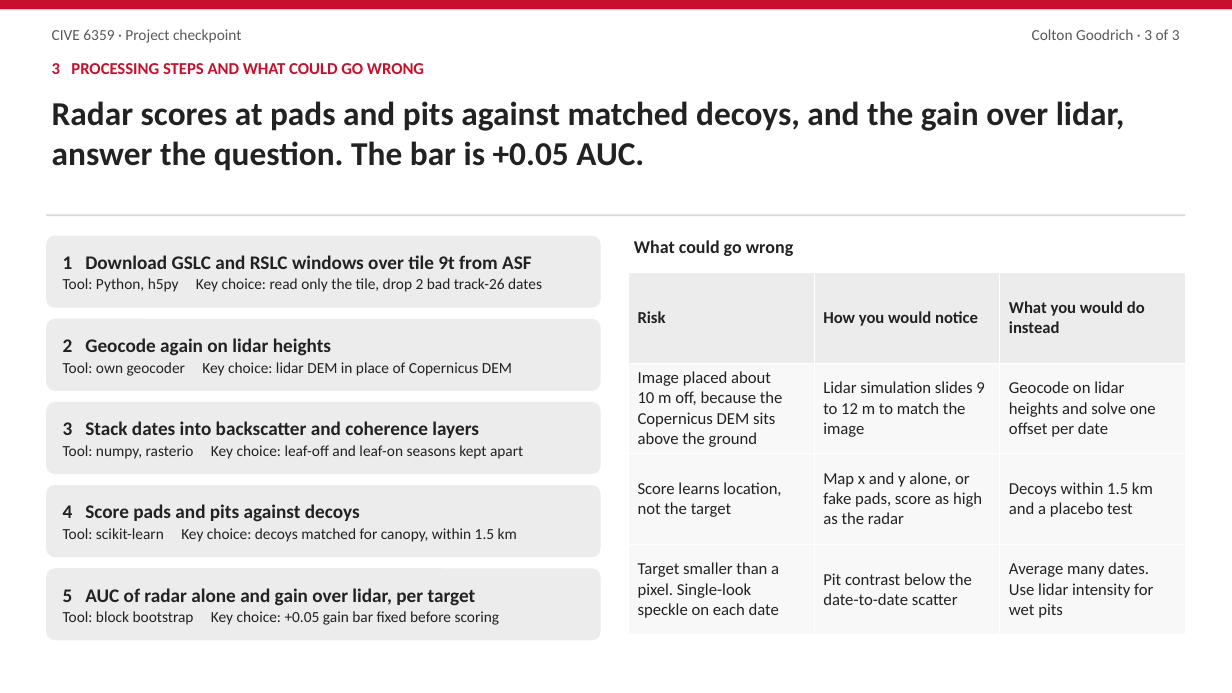
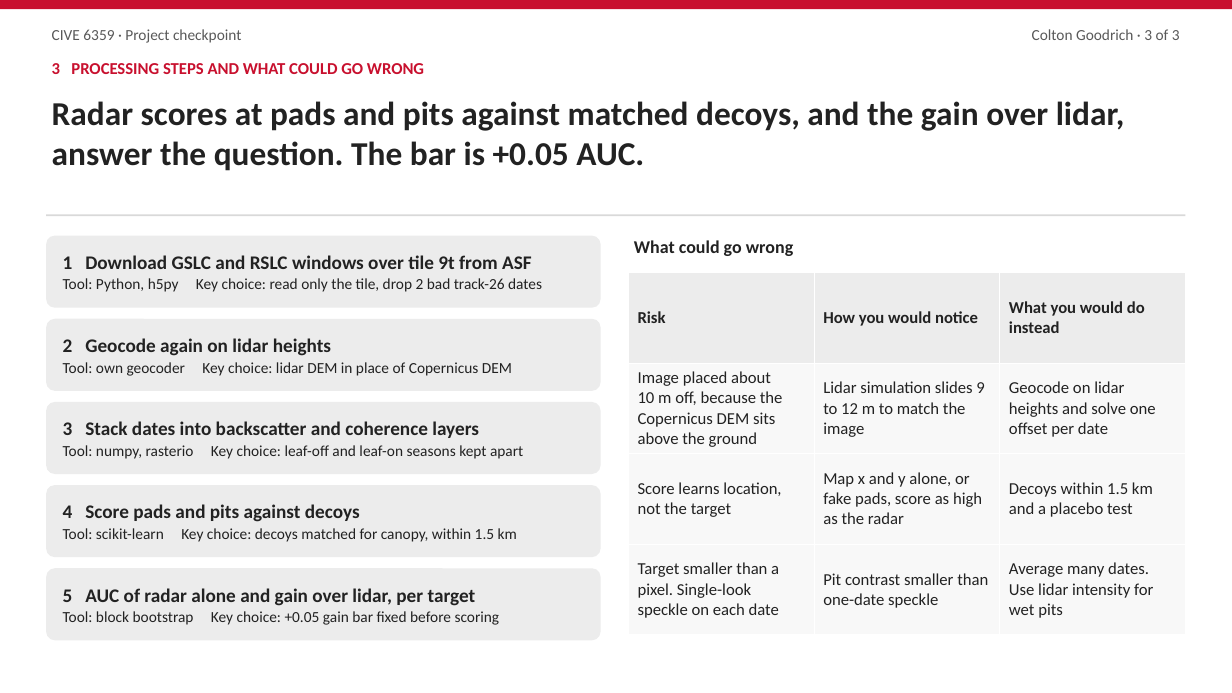
Before and after one commit to clgoodrich/lidar_project, a slide deck: slide 3 of nisar_writeup/nisar_checkpoint_slides_9t.pptx. Drawn at 1232x693 pixels with LibreOffice and Linux fonts; fonts in the diff are those of the drawing. Boxes give left, top, right and bottom in pixels: in the first picture for what was removed or moved away, otherwise in the second. Text is boxed around its words. In the diff, an @@ line names an element or a change of style, - is before the commit and + after.

```diff
--- a/nisar_writeup/nisar_checkpoint_slides_9t.pptx
+++ b/nisar_writeup/nisar_checkpoint_slides_9t.pptx
@@ table at <box>628,273,1186,635</box> @@
-row 4, column 2: Pit contrast below the date-to-date scatter
+row 4, column 2: Pit contrast smaller than one-date speckle
```
Also in this commit, not shown: 1 other slide changed, 17 other files.
